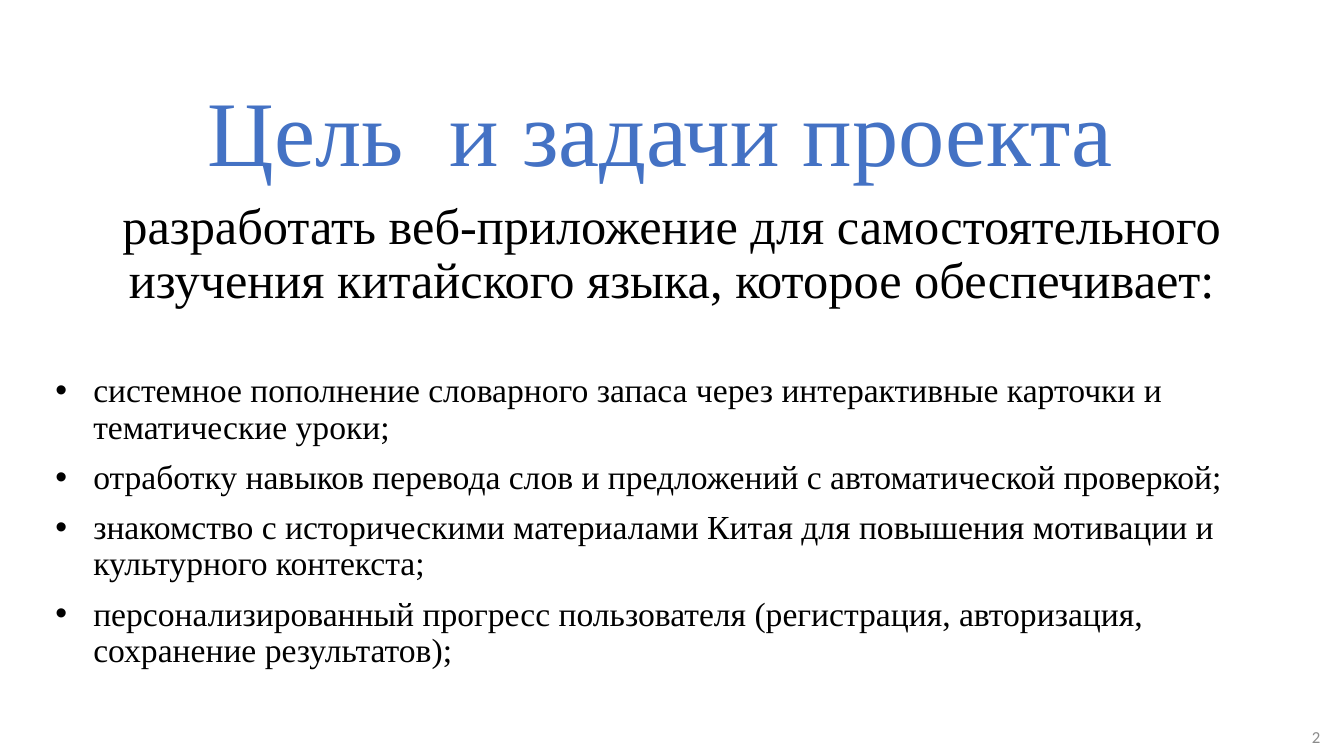
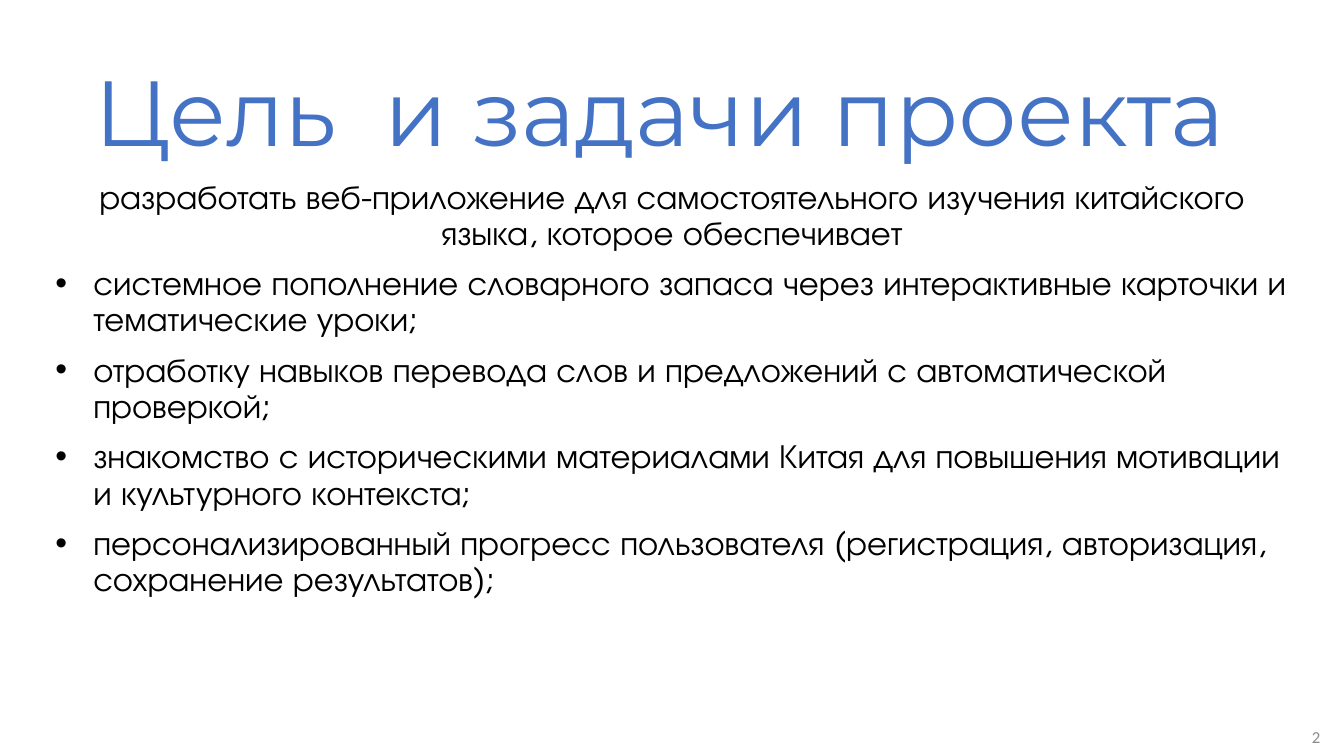
Before and after one commit to swift75/Chinese-liceum, a slide deck: slide 2 of chineseliceum_presentation.pptx. Drawn at 1344x756 pixels with LibreOffice and Linux fonts; fonts in the diff are those of the drawing; background and template pictures are left out. Boxes give left, top, right and bottom in pixels: in the first picture for what was removed or moved away, otherwise in the second. Text is boxed around its words. In the diff, an @@ line names an element or a change of style, - is before the commit and + after.

```diff
--- a/chineseliceum_presentation.pptx
+++ b/chineseliceum_presentation.pptx
@@ subtitle "Цель и задачи проекта": place and size @@
-subtitle "Цель и задачи проекта" at (93, 105, 1222, 669)
+subtitle "Цель и задачи проекта" at (93, 81, 1286, 597)
@@ subtitle at (93, 81, 1286, 597): font Times New Roman to Montserrat in "Цель и задачи проекта"; font Times New Roman to TeX Gyre Adventor in "системное пополнение словарного запаса через интерактивные к ...", "отработку навыков перевода слов и предложений с ...", "знакомство с историческими материалами Китая для повышения ...", "персонализированный прогресс пользователя (регистрация, авто ..." @@
@@ subtitle at (99, 186, 1245, 251): text changed; size 36 to 24 pt; font Times New Roman to TeX Gyre Adventor @@
-разработать веб-приложение для самостоятельного изучения китайского языка, которое обеспечивает:
+разработать веб-приложение для самостоятельного изучения китайского языка, которое обеспечивает
```
Also in this commit, not shown: 11 other slides changed.
